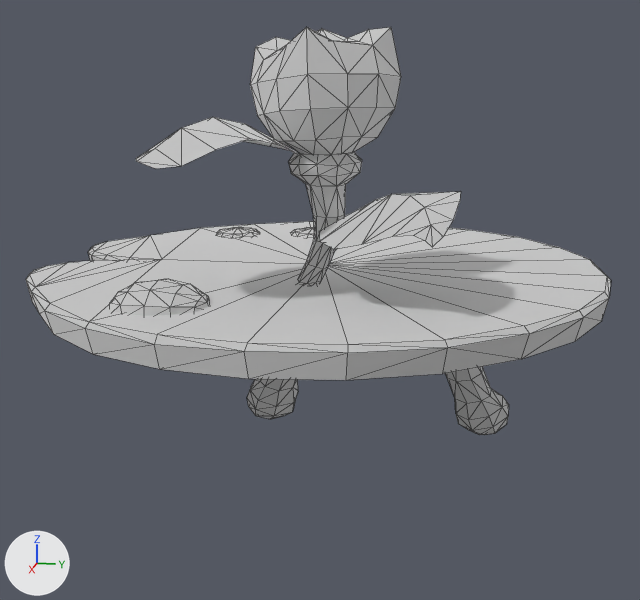
Two versions of the glTF model tools/art/models/tripo/gf/g_s_table.glb, one commit apart.
Camera for both pictures: a 50 mm camera at (0.269, 0.0536, 0.1274) aimed at (0.0025, 0.0003, 0.0607). Every picture has the same lights, and +X, +Y and +Z are marked at lower left. The older version comes first. Mesh edges are drawn as thin lines. Vertices at exactly the same position are counted once.

In view in the first picture: 'o0', 'o1'.
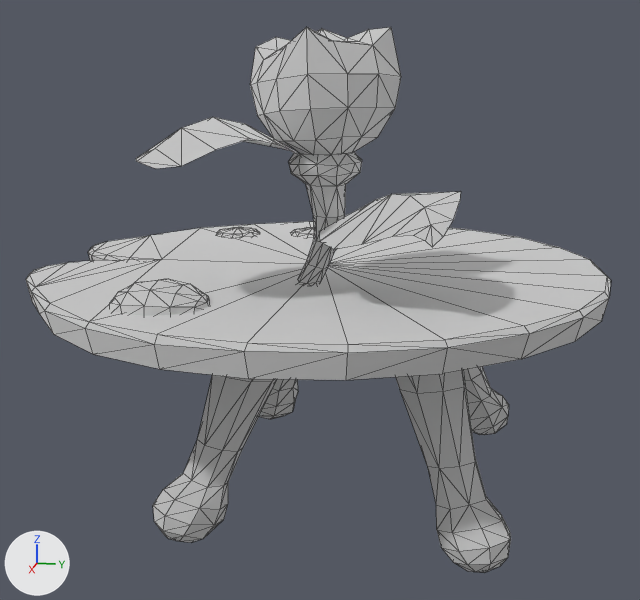
Changed parts and their boxes [x1, y1, x2, y2] in the pictures (640 x 600 px):
'o0', reshaped: before [247, 367, 509, 435]; after [153, 367, 511, 573]
part 1 of me_o0, added: after [153, 375, 277, 542]
part 2 of me_o0, added: after [396, 370, 511, 573]

The change, as a diff of the scene's bpy script:
```diff
--- a/tools/art/models/tripo/gf/g_s_table.glb.py
+++ b/tools/art/models/tripo/gf/g_s_table.glb.py
@@ me_o0 @@
 # used by ob_o0; location = (0.0, 0.0, 0.0)
-me_o0.from_pydata(...)  # 130 vertices, 240 faces; spans x -0.0569..-0.0129, y -0.0383..0.0613, z 0.0..0.0688
+me_o0.from_pydata(...)  # 260 vertices, 480 faces; spans x -0.0569..0.0569, y -0.0383..0.0613, z 0.0..0.0688
+# me_o0 part 1: the loose piece of 65 vertices spanning x -0.0569..-0.0159, y -0.0383..0.0007, z 0.0..0.062 is copied, and the copy is mirrored in x about the mesh origin; it spans x 0.0159..0.0569, y -0.0383..0.0007, z 0.0..0.062
+# me_o0 part 2: the loose piece of 65 vertices spanning x -0.0569..-0.0129, y 0.0212..0.0613, z 0.0..0.0688 is copied, and the copy is mirrored in x about the mesh origin; it spans x 0.0129..0.0569, y 0.0212..0.0613, z 0.0..0.0688
 me_o0.materials.append(mat_material_0)
```
